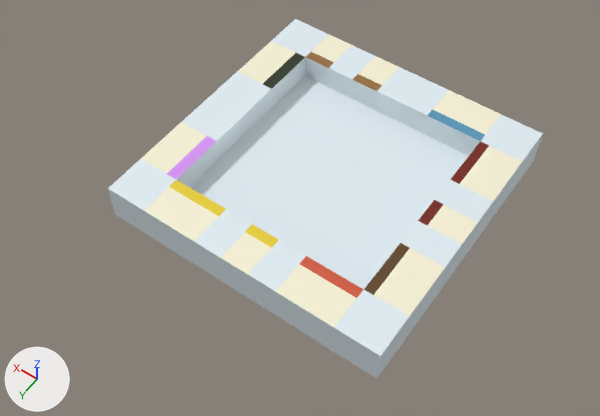
Two versions of the Blender file CoTyPhu_Prototype/Assets/3DModels/GameBoard.blend, one commit apart.
Before and after are seen from a camera (50 mm lens) standing at (-4.71, 7.45, 10.69) and looking at (-0.13, 1.04, 0.61). The lights are fixed; the arrows at lower left show +X, +Y and +Z.
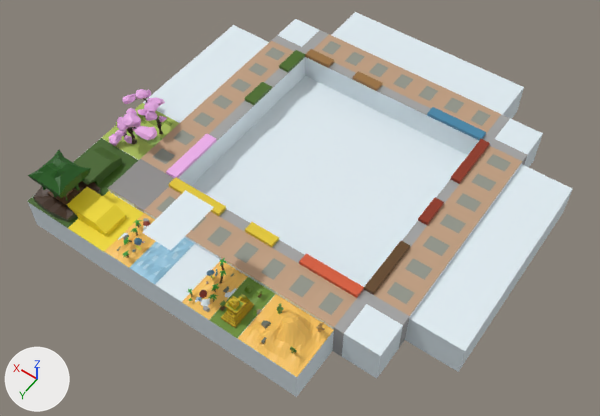
Commit message: add GameBoard BackGround

Location of each change, (x1, y1, x2, y2) in pixels of the pictures (600 x 416 px):
'Plane', reshaped, moved (25% wider, 7% taller): before (108, 19, 543, 379); after (27, 12, 573, 397)
part 1 of me_plane, added: after (27, 12, 573, 397)
part 2 of me_plane, surface changed (white to grey): (108, 30, 527, 333) in both

Patch to the scene script:
```diff
--- a/CoTyPhu_Prototype/Assets/3DModels/GameBoard.blend.py
+++ b/CoTyPhu_Prototype/Assets/3DModels/GameBoard.blend.py
@@ me_plane @@
 # used by ob_plane; location = (0.0, 0.0, 0.34); scale = (2.49, 2.49, 2.49)
-me_plane.from_pydata(...)  # 340 vertices, 336 faces; spans x -1.0..1.0, y -1.0..1.0, z -0.14..0.13
+me_plane.from_pydata(...)  # 6625 vertices, 6911 faces, 2 loose edges; spans x -1.36..1.38, y -1.36..1.36, z -0.14..0.94
+# me_plane part 1: 6281 vertices added at x -1.36..1.38, y -1.36..1.36, z -0.14..0.61
+# me_plane part 2: 67 kept faces spanning x -1.0..1.0, y -1.0..1.0, z -0.14..0.13 get new texture (UV) coordinates
 me_plane.materials.append(mat_material_001)
@@ ob_plane @@
 ob_plane = bpy.data.objects.new('Plane', me_plane)
-ob_plane.location = (0.0, 0.0, 0.34)
+ob_plane.location = (0.0, 0.0, 0.35)
 ob_plane.scale = (2.49, 2.49, 2.49)
```
